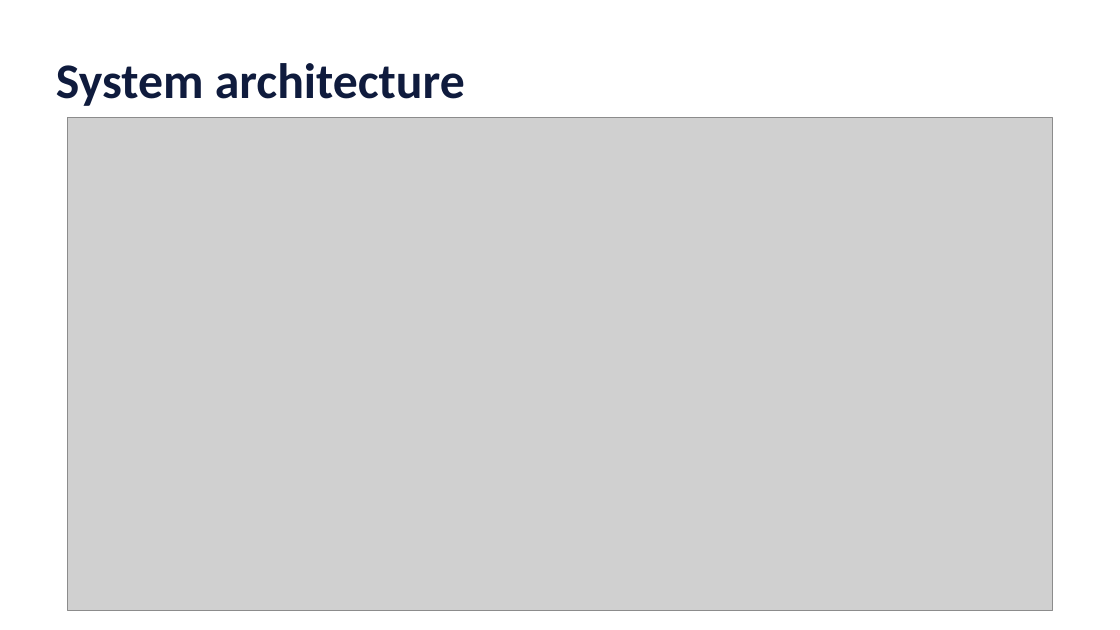
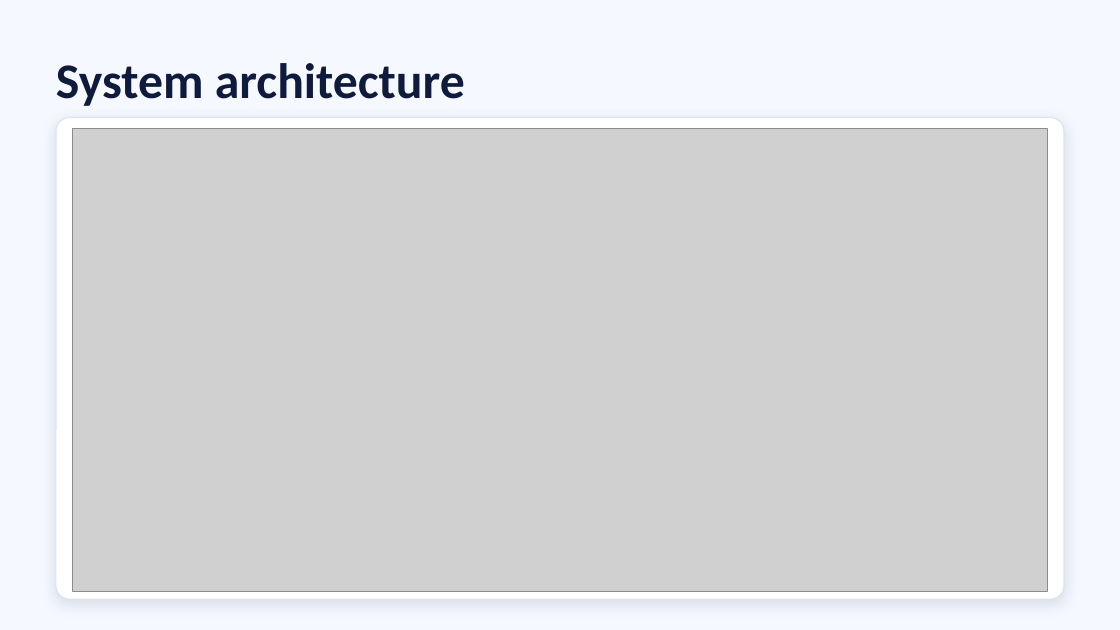
Before and after one commit to phucdhcoder19/smart-tutor, a slide deck: slide 4 of docs/SmartTutor-presentation.pptx (slide 5 before the commit). Drawn at 1120x630 pixels with LibreOffice and Linux fonts; fonts in the diff are those of the drawing; grey boxes stand for pictures. Boxes give left, top, right and bottom in pixels: in the first picture for what was removed or moved away, otherwise in the second. Text is boxed around its words. In the diff, an @@ line names an element or a change of style, - is before the commit and + after.

```diff
--- a/docs/SmartTutor-presentation.pptx
+++ b/docs/SmartTutor-presentation.pptx
@@ background #FFFFFF to #F5F8FF @@
@@ rounded rectangle added at (56,118,1064,599), fill #FFFFFF, outline #DCE3F2 0.75 pt @@
@@ picture: place and size @@
-picture at (67,118,1053,610)
+picture at (73,129,1047,591)
```
Also in this commit, not shown: 6 other slides changed, 1 slide added, 2 other files.
